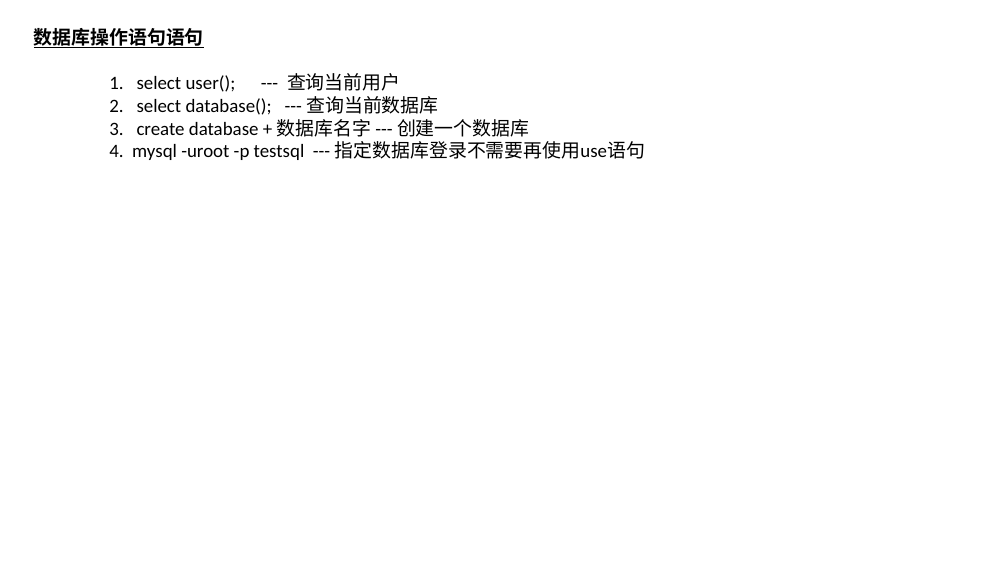
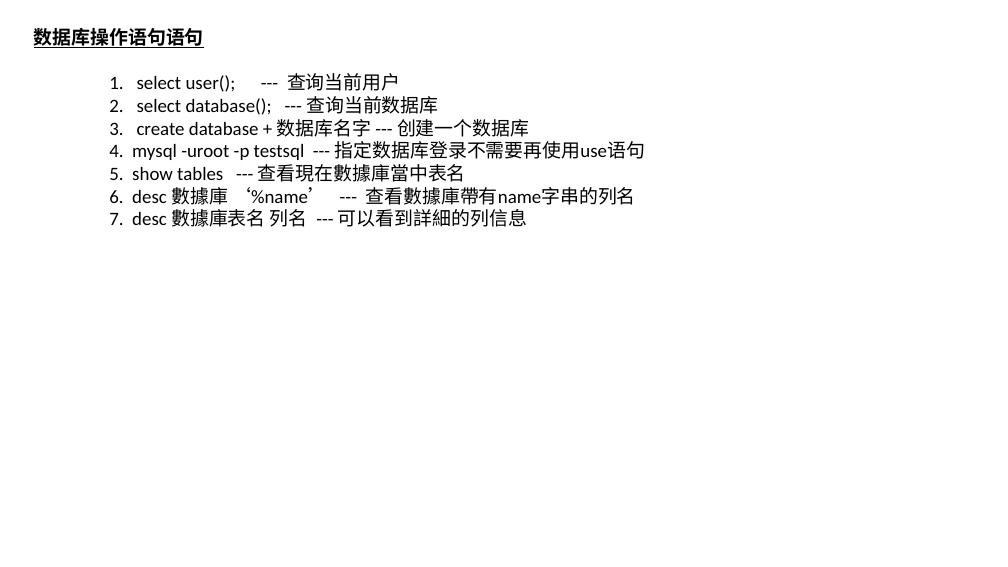
Before and after one commit to luchaojun/ChaojunStudy, a slide deck: slide 5 of DatabaseStudy/MySQL.pptx (slide 4 before the commit). Drawn at 1008x567 pixels with LibreOffice and Linux fonts; fonts in the diff are those of the drawing. Boxes give left, top, right and bottom in pixels: in the first picture for what was removed or moved away, otherwise in the second. Text is boxed around its words. In the diff, an @@ line names an element or a change of style, - is before the commit and + after.

```diff
--- a/DatabaseStudy/MySQL.pptx
+++ b/DatabaseStudy/MySQL.pptx
@@ text at box(109, 164, 636, 227): paragraphs added @@
+5. show tables --- 查看現在數據庫當中表名
+6. desc 數據庫 ‘%name’ --- 查看數據庫帶有name字串的列名
+7. desc 數據庫表名 列名 --- 可以看到詳細的列信息
```
Also in this commit, not shown: 5 slides added.
